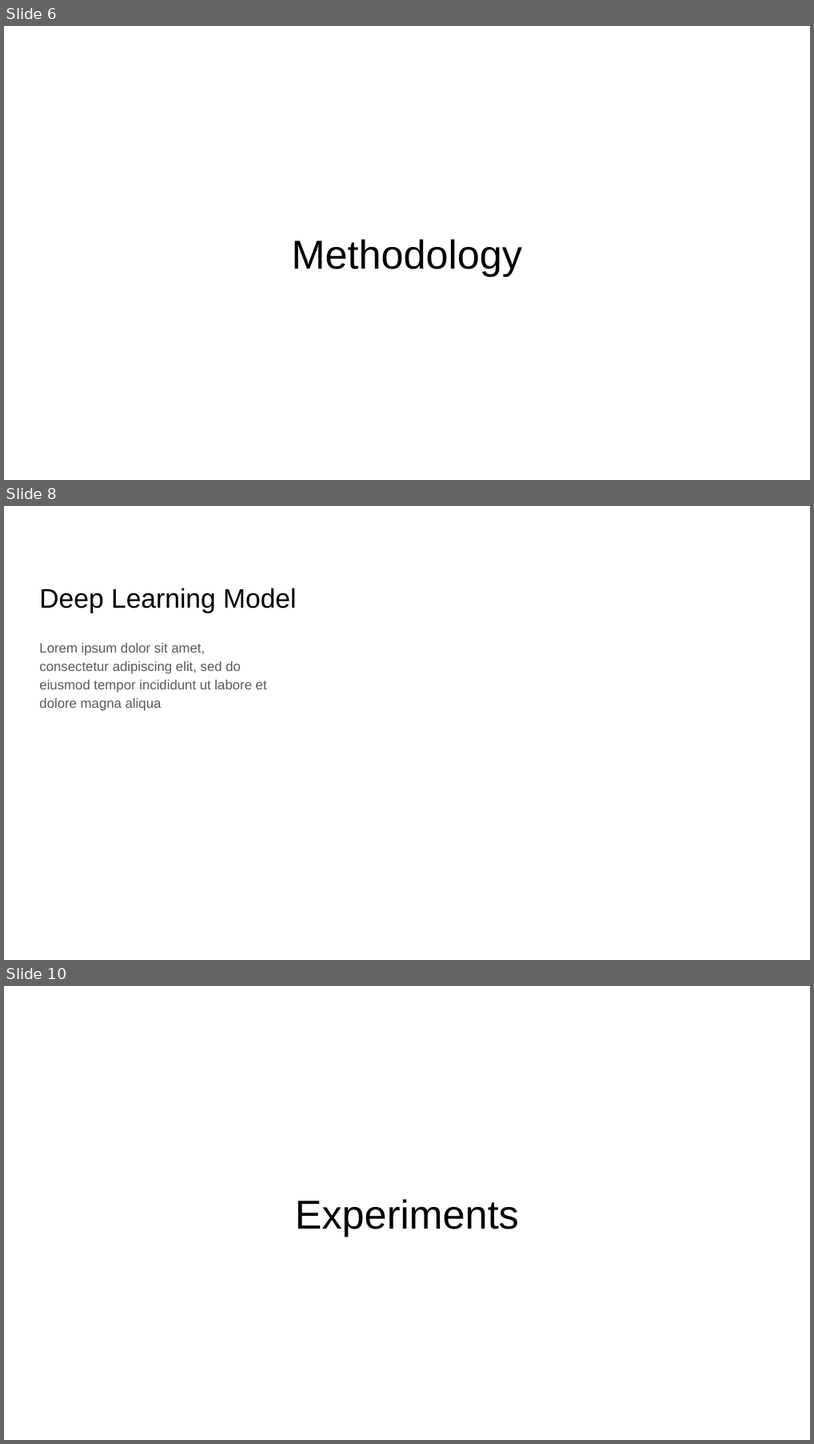
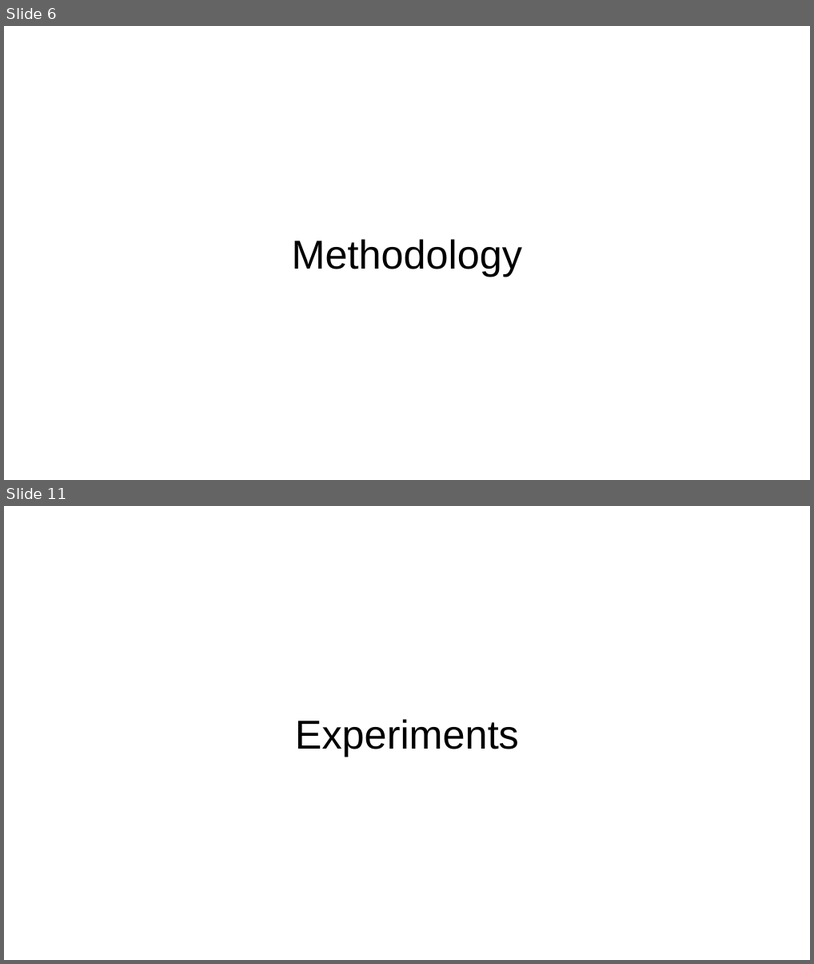
Before and after one commit to wis003/CSE151B, a slide deck: Kaggle Competition/Submission/CSE 151B Presentation.pptx. Shown one above the other, each under a label of ours: slides 6, 8 and 10 before the commit, slides 6 and 11 after it; the slides between them are not shown. The pictures are 814x1444 and 814x964 pixels, drawn with LibreOffice and Linux fonts; fonts in the diff are those of the drawing. Boxes give left, top, right and bottom in pixels: in the first picture for what was removed or moved away, otherwise in the second. Text is boxed around its words. In the diff, an @@ line names an element or a change of style, - is before the commit and + after.

```diff
--- a/Kaggle Competition/Submission/CSE 151B Presentation.pptx
+++ b/Kaggle Competition/Submission/CSE 151B Presentation.pptx
@@ slide 8 removed at [4, 506, 810, 960], background #FFFFFF @@
@@ title removed at [39, 588, 296, 613] @@
-Deep Learning Model
@@ text removed at [39, 643, 267, 711] @@
-Lorem ipsum dolor sit amet, consectetur adipiscing elit, sed do eiusmod tempor incididunt ut labore et dolore magna aliqua
@@ what was slide 10 is now slide 11 @@
```
Also in this commit, not shown: 1 slide changed, 13 slides added, 9 other slides removed, 1 other file.
